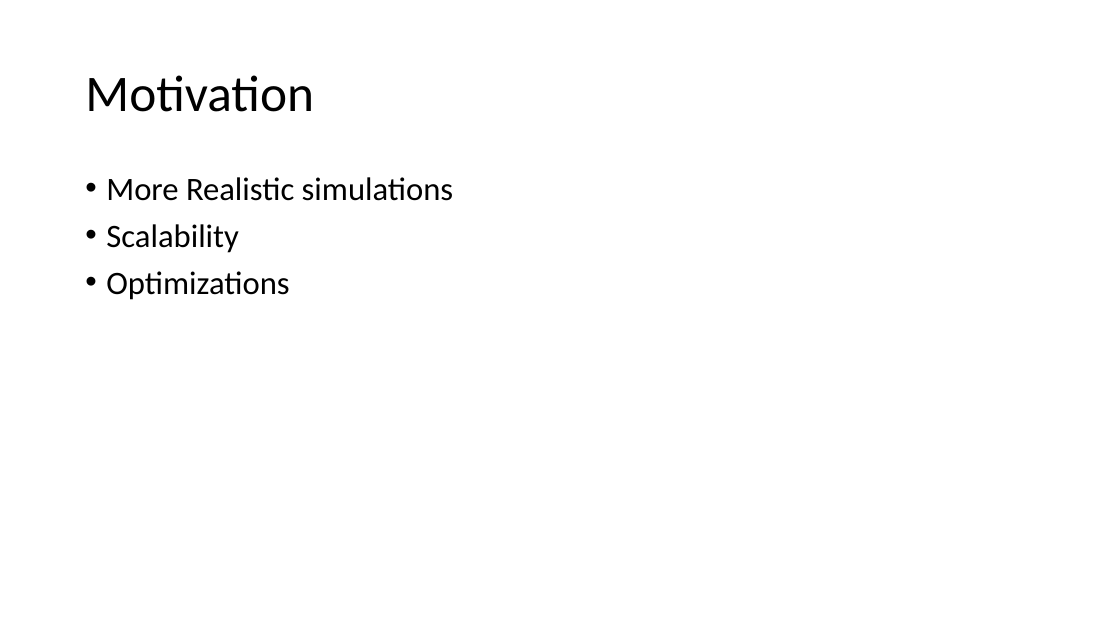
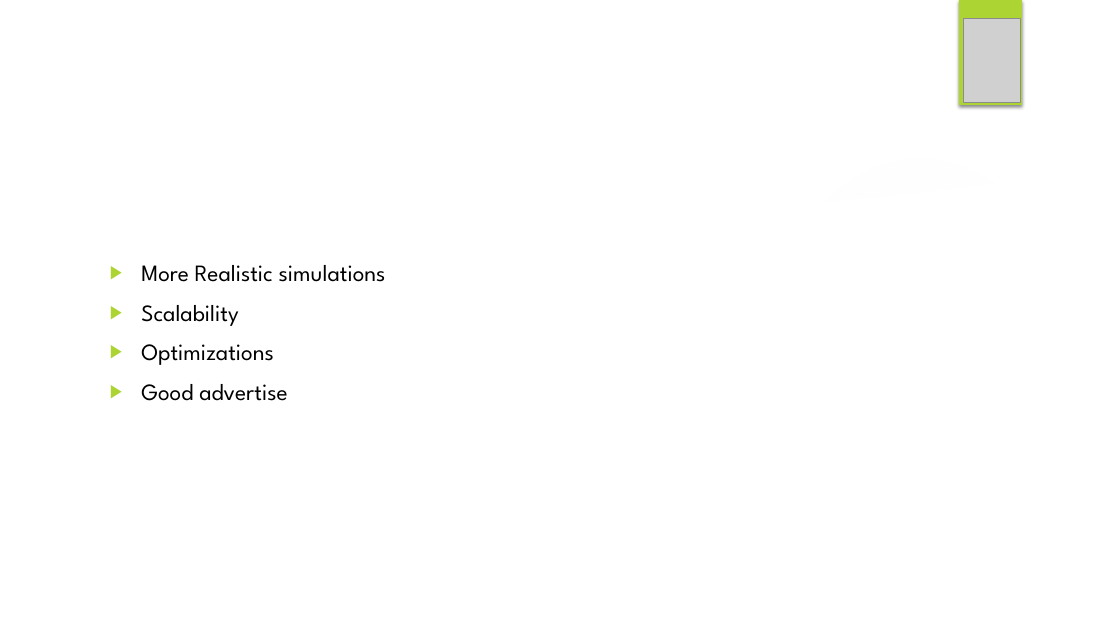
Before and after one commit to NikuKikai/RL-on-SUMO, a slide deck: slide 4 of Annual_project_proposal.pptx (slide 2 before the commit). Drawn at 1120x630 pixels with LibreOffice and Linux fonts; fonts in the diff are those of the drawing; grey boxes stand for pictures; background and template pictures are left out. Boxes give left, top, right and bottom in pixels: in the first picture for what was removed or moved away, otherwise in the second. Text is boxed around its words. In the diff, an @@ line names an element or a change of style, - is before the commit and + after.

```diff
--- a/Annual_project_proposal.pptx
+++ b/Annual_project_proposal.pptx
@@ rectangle added at [959, 0, 1022, 105], fill #ACD433 @@
@@ picture added at [963, 18, 1021, 103] @@
@@ title "Motivation": place and size @@
-title "Motivation" at [85, 75, 314, 112]
+title "Motivation" at [102, 42, 924, 171]
@@ title "Motivation" at [102, 42, 924, 171]: font Calibri to League Spartan, text colour #000000 to #FFFFFF, bold on; line spacing 0.9 to 1 @@
@@ freeform shape added at [0, 162, 1120, 630], fill #FFFFFF @@
@@ text "More Realistic simulations": place and size @@
-text "More Realistic simulations" at [106, 177, 454, 300]
+text "More Realistic simulations" at [141, 265, 386, 401]
@@ text at [141, 265, 386, 365]: size 28 to 20 pt, font Calibri to League Spartan in "More Realistic simulations", "Scalability", "Optimizations"; bullet • to ▶; line spacing 0.9 to 1 @@
@@ text at [141, 384, 287, 401]: paragraph added @@
+▶ Good advertise
```
Also in this commit, not shown: 3 other slides changed, 3 slides added, 1 slide removed.
